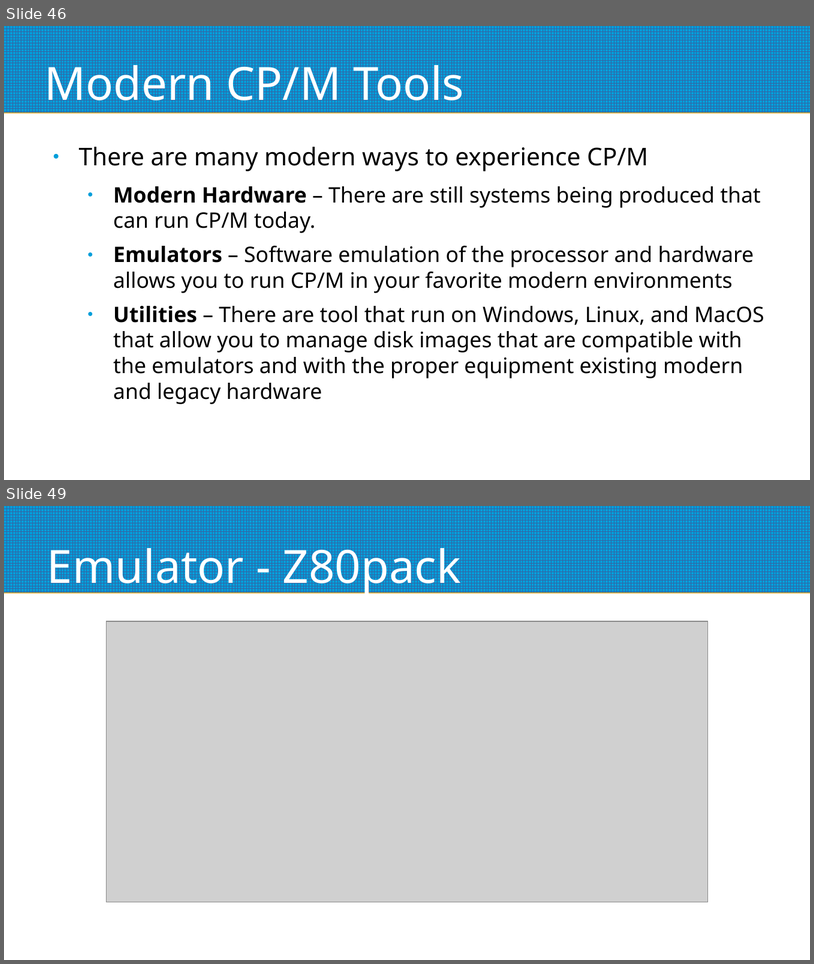
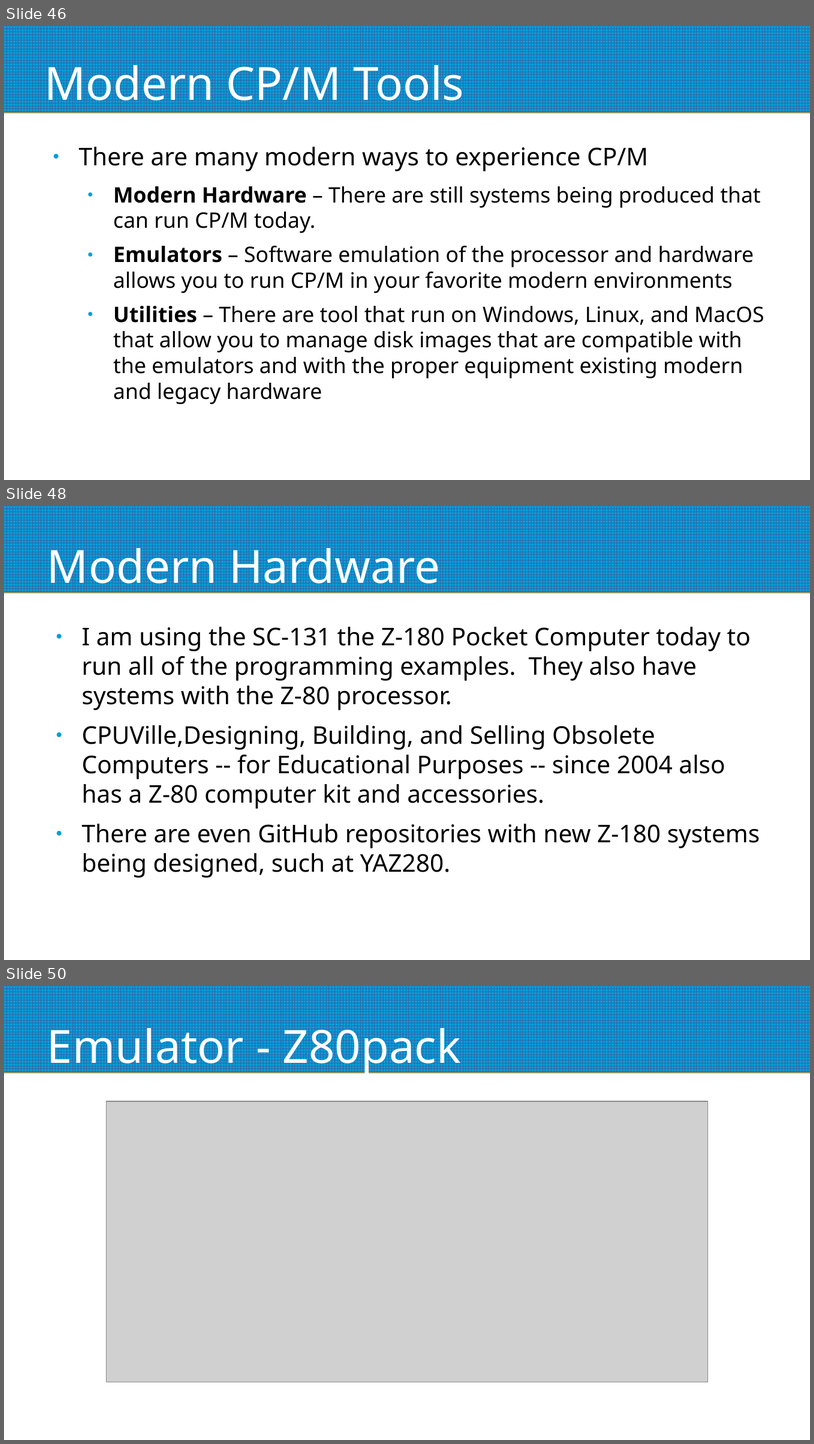
Before and after one commit to mggates39/Programming-With-CPM, a slide deck: CPM_Programming_Slides.odp. Shown one above the other, each under a label of ours: slides 46 and 49 before the commit, slides 46, 48 and 50 after it; the slides between them are not shown. The pictures are 814x964 and 814x1444 pixels, drawn with LibreOffice and Linux fonts; fonts in the diff are those of the drawing; grey boxes stand for pictures. Boxes give left, top, right and bottom in pixels: in the first picture for what was removed or moved away, otherwise in the second. Text is boxed around its words. In the diff, an @@ line names an element or a change of style, - is before the commit and + after.

Commit message:
Added modern hardware section

```diff
--- a/CPM_Programming_Slides.odp
+++ b/CPM_Programming_Slides.odp
@@ slide 48 added at [4,506,810,960], background #FFFFFF; not listed: 1 template element that a slide beside it also shows @@
@@ title added at [47,540,440,595], 45 pt, text #FFFFFF @@
+Modern Hardware
@@ text added at [82,627,761,877], 24 pt, text #000000 @@
+● I am using the SC-131 the Z-180 Pocket Computer today to run all of the programming examples. They also have systems with the Z-80 processor.
+● CPUVille,Designing, Building, and Selling Obsolete Computers -- for Educational Purposes -- since 2004 also has a Z-80 computer kit and accessories.
+● There are even GitHub repositories with new Z-180 systems being designed, such at YAZ280.
@@ what was slide 49 is now slide 50 @@
```
Also in this commit, not shown: 1 slide changed, 1 other slide added, 1 slide removed.
